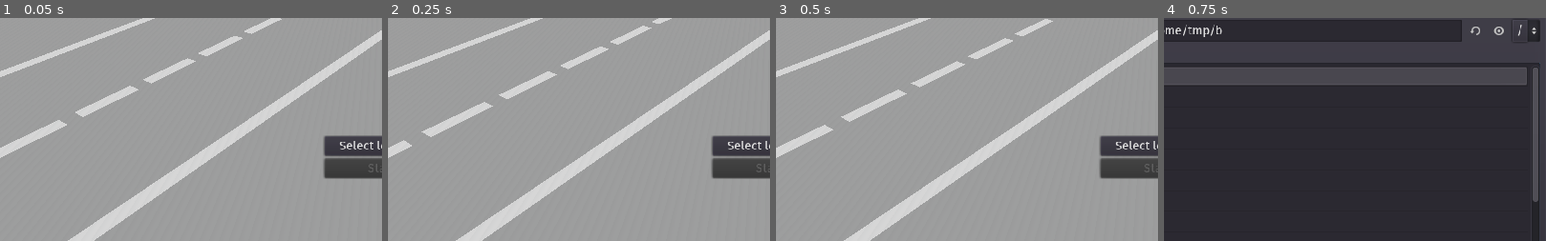
Above: before the commit, frames 1-4 (left to right).
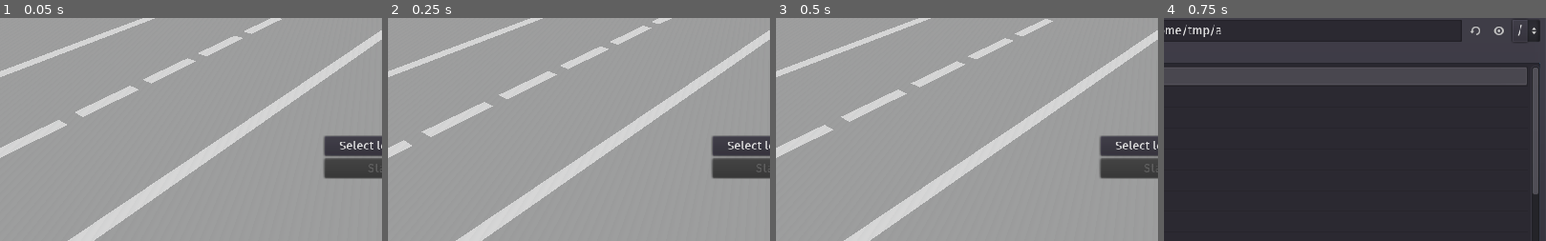
Above: after the commit, the same moments.

Repository: 12Boti/CarEdu
Game: Godot game, scene res://MenuScene.tscn
Two runs of this game, one before a commit and one after it. Both use one fixed random seed, a clock stepped at 60 frames per second and the inputs below.
Inputs:
- Up to frame 1 (0.05 s): no input
- Up to frame 2 (0.25 s): no input
- Up to frame 3 (0.5 s): no input
- Up to frame 4 (0.75 s): click "Select level file" at 0.5 s
The pictures show only the part of the screen within x 38-88%, y 13-63%; the shares and areas given below are measured in that part.

Frames 1-3 are identical in both runs. In frame 4, less than 0.1% of the frame differs, in the area x 13-98%, y 3-83%.

Commit message:
right boxes

Diff:
--- a/Main.gd
+++ b/Main.gd
@@ -11,6 +11,7 @@
 onready var road_shader := ground_mesh.surface_get_material(0) as ShaderMaterial
 
 const left_boxes_scene := preload("res://LeftBoxes.tscn")
+const right_boxes_scene := preload("res://RightBoxes.tscn")
 
 enum State {MENU, STARTING, RUNNING}
 var state: int = State.MENU
@@ -112,9 +113,7 @@
 		Side.LEFT:
 			boxes = left_boxes_scene.instance() as Boxes
 		Side.RIGHT:
-			# TODO
-			#boxes = preload("res://RightBoxes.tscn").instance()
-			pass
+			boxes = right_boxes_scene.instance() as Boxes
 	boxes.car = car
 	boxes.camera = camera
 	boxes.set_text(text)
--- a/Menu.gd
+++ b/Menu.gd
@@ -21,7 +21,7 @@
 			boxes.shuffle()
 			var t := 10.0
 			for b in boxes:
-				var node = game.make_boxes(t, Game.Side.LEFT, b.text)
+				var node = game.make_boxes(t, Game.Side.LEFT if randf() < 0.5 else Game.Side.RIGHT, b.text)
 				node.connect("hit", game, "good_answer" if b.right else "bad_answer")
 				node.connect("miss", game, "bad_answer" if b.right else "good_answer")
 				game.call_deferred("add_child", node)
--- /dev/null
+++ b/RightBoxes.tscn
@@ -0,0 +1,95 @@
+[gd_scene load_steps=7 format=2]
+
+[ext_resource path="res://Boxes.gd" type="Script" id=1]
+
+[sub_resource type="PhysicsMaterial" id=17]
+bounce = 0.1
+
+[sub_resource type="BoxShape" id=15]
+
+[sub_resource type="CubeMesh" id=16]
+
+[sub_resource type="DynamicFontData" id=20]
+font_path = "res://assets/FiraGO-Regular.otf"
+
+[sub_resource type="DynamicFont" id=21]
+size = 200
+font_data = SubResource( 20 )
+
+[node name="RightBoxes" type="Spatial"]
+transform = Transform( 1, 0, 0, 0, 1, 0, 0, 0, 1, 4.5, 0, 0 )
+script = ExtResource( 1 )
+
+[node name="Box1" type="RigidBody" parent="."]
+transform = Transform( 0.996405, 0, 0.0847213, 0, 1, 0, -0.0847213, 0, 0.996405, -1.29503, 1.00833, 0.228878 )
+collision_mask = 3
+mass = 0.01
+physics_material_override = SubResource( 17 )
+contacts_reported = 10
+contact_monitor = true
+sleeping = true
+linear_damp = 0.5
+
+[node name="CollisionShape" type="CollisionShape" parent="Box1"]
+shape = SubResource( 15 )
+
+[node name="MeshInstance" type="MeshInstance" parent="Box1"]
+mesh = SubResource( 16 )
+material/0 = null
+
+[node name="Box2" type="RigidBody" parent="."]
+transform = Transform( 0.974605, 0, -0.223931, 0, 1, 0, 0.223931, 0, 0.974605, 1.11677, 1.01417, 0.110779 )
+collision_mask = 3
+mass = 0.01
+physics_material_override = SubResource( 17 )
+contacts_reported = 10
+contact_monitor = true
+sleeping = true
+linear_damp = 0.5
+
+[node name="CollisionShape" type="CollisionShape" parent="Box2"]
+shape = SubResource( 15 )
+
+[node name="MeshInstance" type="MeshInstance" parent="Box2"]
+mesh = SubResource( 16 )
+material/0 = null
+
+[node name="Box3" type="RigidBody" parent="."]
+transform = Transform( 0.997592, 0, 0.0693561, 0, 1, 0, -0.0693561, 0, 0.997592, -0.135002, 3.06401, 0.151482 )
+collision_mask = 3
+mass = 0.01
+physics_material_override = SubResource( 17 )
+contacts_reported = 10
+contact_monitor = true
+sleeping = true
+linear_damp = 0.5
+
+[node name="CollisionShape" type="CollisionShape" parent="Box3"]
+shape = SubResource( 15 )
+
+[node name="MeshInstance" type="MeshInstance" parent="Box3"]
+transform = Transform( 0.99949, 0, -0.0319341, 0, 1, 0, 0.0319341, 0, 0.99949, 0, -0.0246572, 0 )
+mesh = SubResource( 16 )
+material/0 = null
+
+[node name="Sprite3D" type="Sprite3D" parent="."]
+transform = Transform( 2, 0, 0, 0, 2, 0, 0, 0, 1, 21.5967, 12.14, -5.369 )
+billboard = 1
+region_rect = Rect2( 0, 0, 200, 200 )
+
+[node name="Viewport" type="Viewport" parent="Sprite3D"]
+size = Vector2( 1500, 1500 )
+transparent_bg = true
+usage = 0
+render_target_v_flip = true
+gui_disable_input = true
+
+[node name="Label" type="Label" parent="Sprite3D/Viewport"]
+anchor_right = 0.9
+anchor_bottom = 1.0
+margin_right = 40.0
+margin_bottom = 14.0
+custom_fonts/font = SubResource( 21 )
+text = "The quick brown fox"
+valign = 2
+autowrap = true
